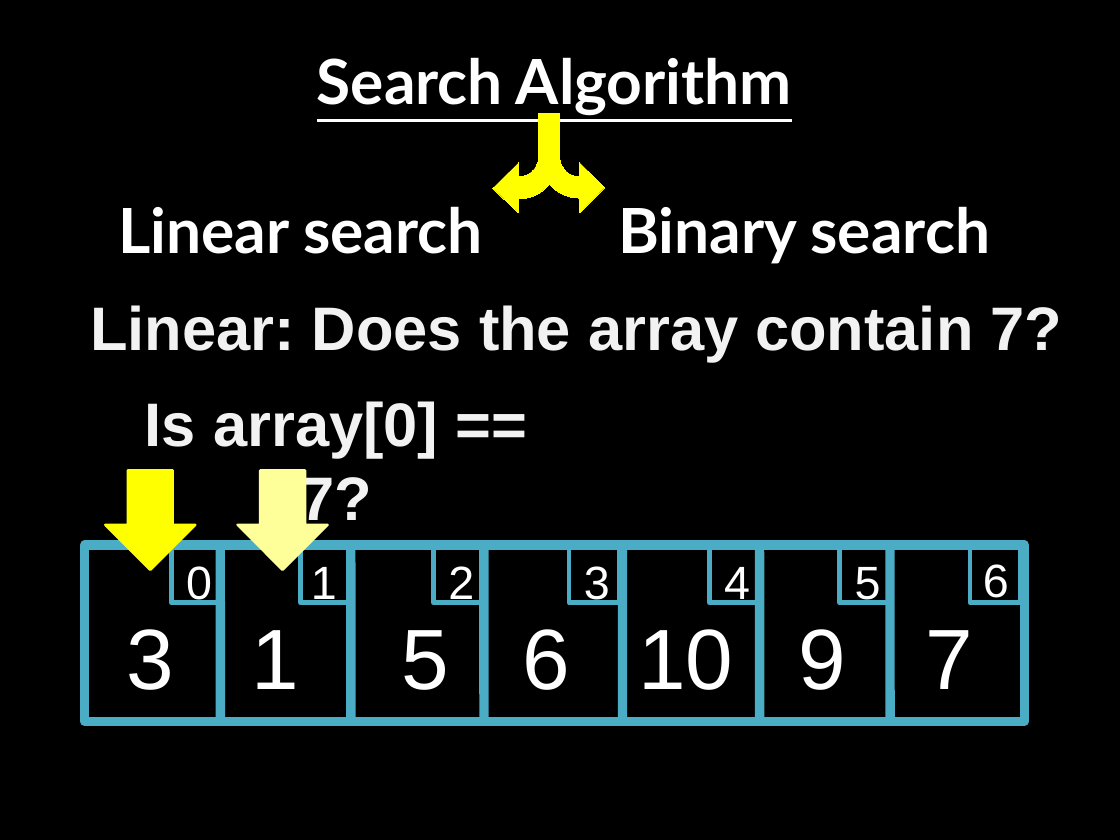
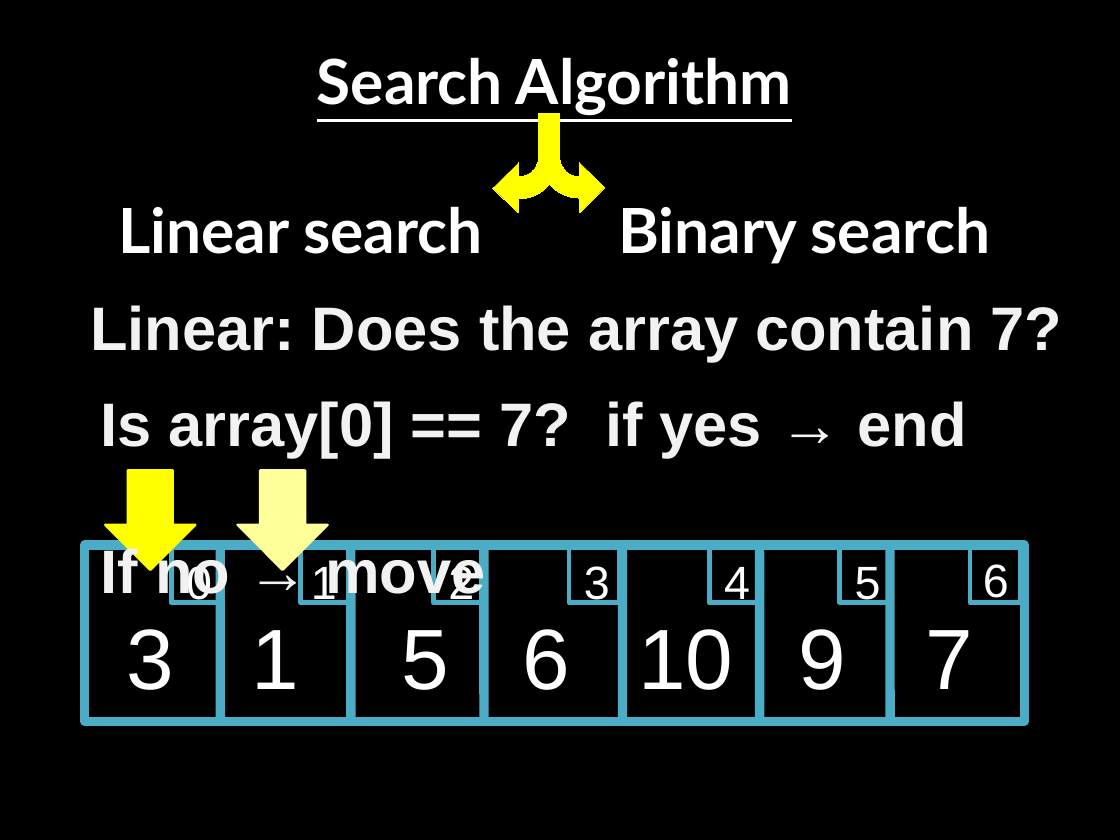
Before and after one commit to bagustris/prokom-tf, a slide deck: slide 8 of slide/prokom6.odp. Drawn at 1120x840 pixels with LibreOffice and Linux fonts; fonts in the diff are those of the drawing. Boxes give left, top, right and bottom in pixels: in the first picture for what was removed or moved away, otherwise in the second. Text is boxed around its words. In the diff, an @@ line names an element or a change of style, - is before the commit and + after.

```diff
--- a/slide/prokom6.odp
+++ b/slide/prokom6.odp
@@ text at (101, 401, 966, 605): text changed @@
-Is array[0] == 7?
+Is array[0] == 7? if yes → end
+If no → move
```
Also in this commit, not shown: 4 other files.
